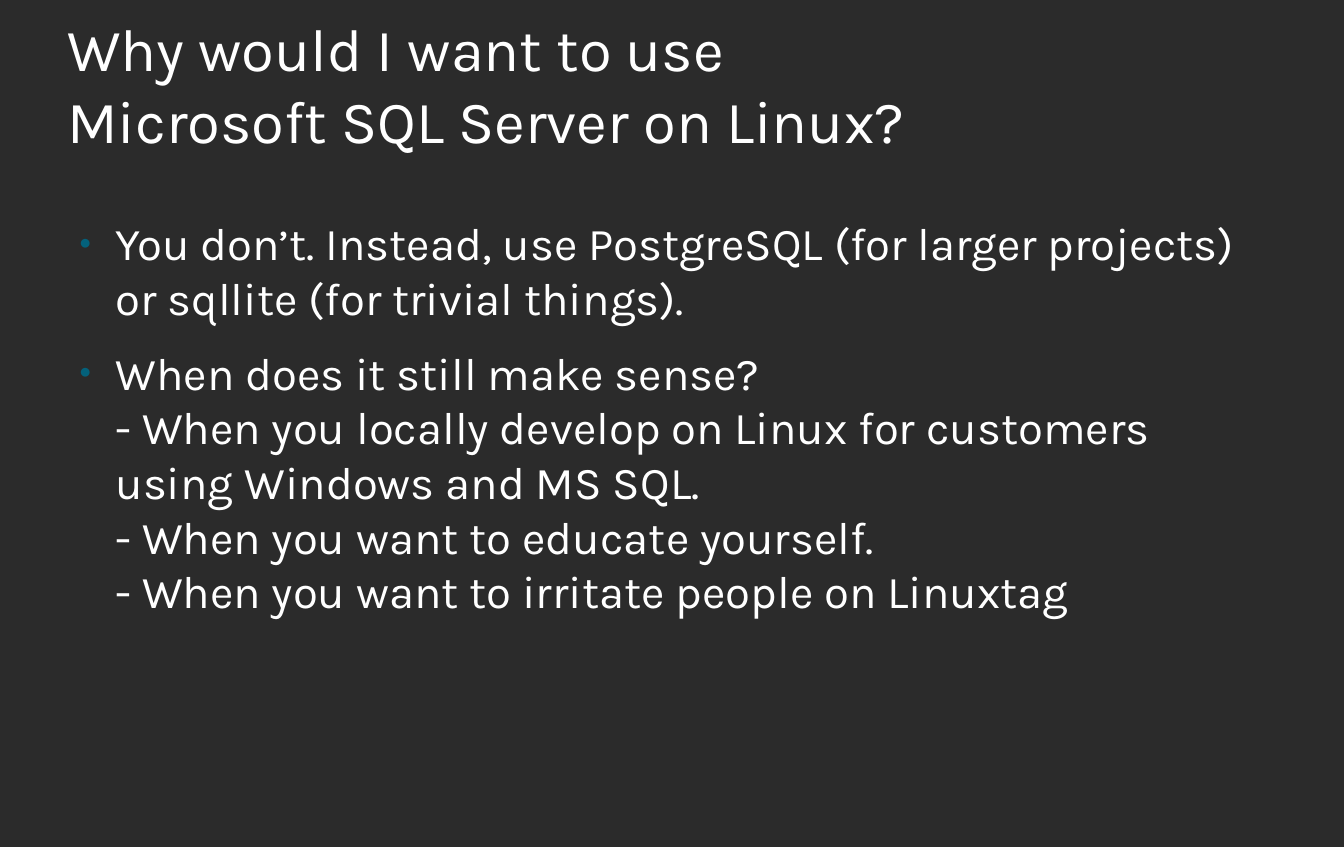
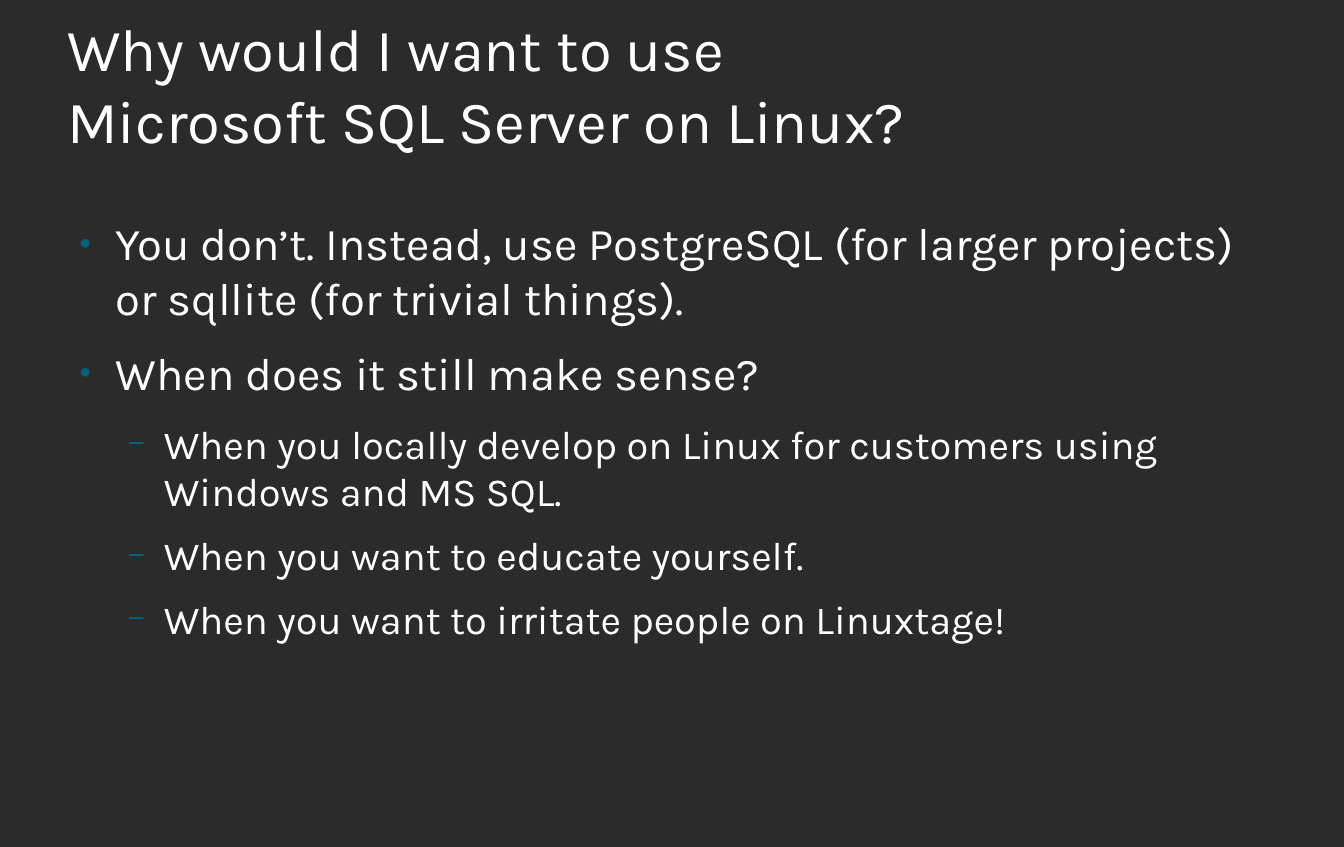
Before and after one commit to roskakori/talks, a slide deck: slide 2 of linuxtage/Microsoft SQL Server with Linux and Docker.odp. Drawn at 1344x847 pixels with LibreOffice and Linux fonts; fonts in the diff are those of the drawing; background and template pictures are left out; a plain dark background stands for a picture behind light text. Boxes give left, top, right and bottom in pixels: in the first picture for what was removed or moved away, otherwise in the second. Text is boxed around its words. In the diff, an @@ line names an element or a change of style, - is before the commit and + after.

Commit message:
Added slides for talk on Micrsoft SQL Server with Linux and Docker.

```diff
--- a/linuxtage/Microsoft SQL Server with Linux and Docker.odp
+++ b/linuxtage/Microsoft SQL Server with Linux and Docker.odp
@@ text at (x1=115, y1=358, x2=1157, y2=644): text changed; size 32 to 28 pt @@
-● When does it still make sense?
-  - When you locally develop on Linux for customers using Windows and MS SQL.
-  - When you want to educate yourself.
-  - When you want to irritate people on Linuxtag
+● When does it still make sense?
+  − When you locally develop on Linux for customers using Windows and MS SQL.
+  − When you want to educate yourself.
+  − When you want to irritate people on Linuxtage!
```
Also in this commit, not shown: 7 other slides changed, 3 slides added, 4 slides removed.
